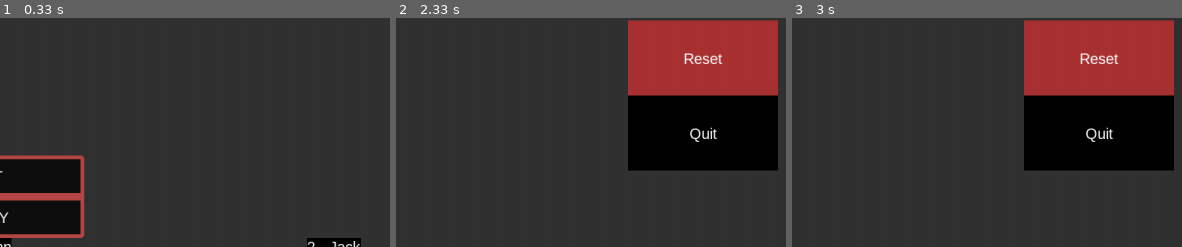
Above: before the commit, frames 1-3 (left to right).
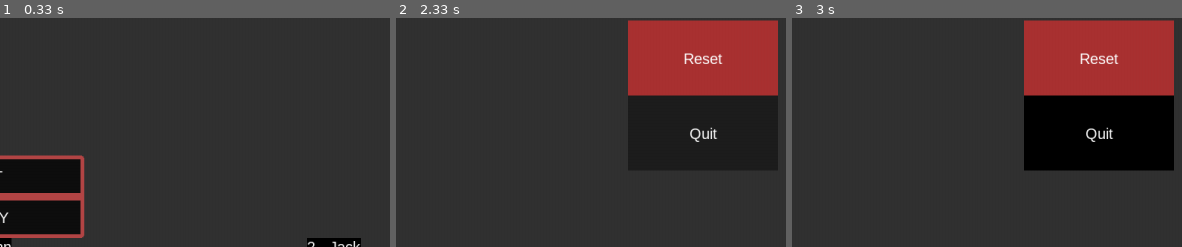
Above: after the commit, the same moments.

Repository: ekoret/blackjack-py
Game: pygame game, started from main.py
Same seed, same stepped clock (60 frames per second), same inputs: the game is played once before the commit and once after it.
Inputs (mouse positions are % of the whole screen's width and height, from its top left):
- Up to frame 1 (0.33 s): no input
- Up to frame 2 (2.33 s): click "HIT" at 0.38 s; click "STAY" at 0.72 s; click (18, 36) at 1.05 s; tap Space at 1.83 s; click (55, 69) at 2.22 s
- Up to frame 3 (3 s): click (50, 33) at 2.55 s
The pictures show only the part of the screen within x 14-64%, y 40-90%; the shares and areas given below are measured in that part.

Frame 1 is identical in both runs. In frame 2, 12% of the frame differs, in the area x 59-98%, y 34-67%; in frame 3, nothing differs.

Commit message:
add button hover

Diff:
--- a/game_button.py
+++ b/game_button.py
@@ -35,12 +35,20 @@
         self.surface_rect = self.surface.get_rect(center=self.rect.center)
 
     def draw(self, screen):
-        pygame.draw.rect(screen, self.bg_colour, self.rect)
+        """Handle mouse hover"""
+        mouse_pos = pygame.mouse.get_pos()
+        bg_colour = self.bg_colour
+        if (self.rect.collidepoint(mouse_pos)):
+            bg_colour = self.bg_colour_hover
+
+        pygame.draw.rect(screen, bg_colour, self.rect)
         screen.blit(self.surface, self.surface_rect)
 
     def handle_events(self, event):
-        # handle events here like mouse over and click
-        # listen in event loop
+        """Event loop for button clicks"""
         if (event.type == pygame.MOUSEBUTTONDOWN):
             if self.rect.collidepoint(event.pos):
-                print(f"{self.text} clicked")
+                if (self.text.lower() == "hit"):
+                    print("confirmed hit clicked")
+                if (self.text.lower() == "stay"):
+                    print("confirmed stay clicked")
